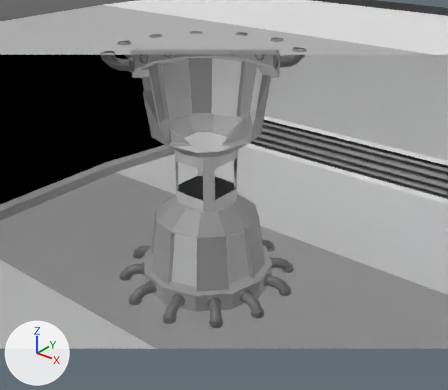
Before and after pictures for a commit that changed the FBX model Assets/LevelArt/Control_room.fbx.
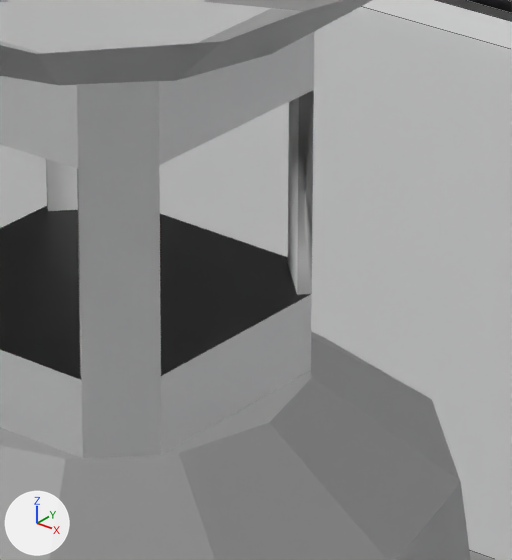
The first picture shows the older version from a camera (50 mm lens) standing at (5.98, -7.02, 4.06) and looking at (0.42, -0.07, -0.25). The close-ups show the older and then the newer version on the part from 43% to 59% of the width and 37% to 58% of the height of that picture. Only the edits that show in the close-ups are written down. The lights are fixed; the arrows at lower left show +X, +Y and +Z. The close-ups show mesh edges as thin lines. Everything nearer to the camera than a plane just in front of the edit is cut away. Where no turn or scale is listed for an object, it has been applied to the vertices.

In view in the first close-up: 'CentralEnergyPillar', 'SalledeControle.001'.
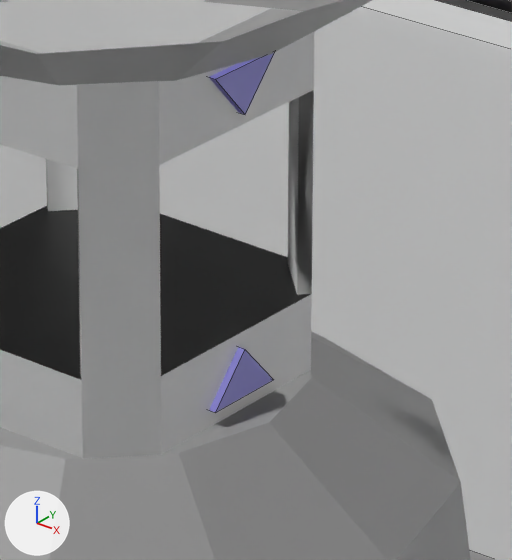
Edits to the bpy script that builds the scene:
```text
Add me_cylinder_003:
    me_cylinder_003.from_pydata([(0.211, 0.002, 0.297), (0.211, -0.108, 0.421), (0.211, 0.113, 0.421), (0.432, 0.002, 0.297), (0.432, -0.108, 0.421), (0.432, 0.113, 0.421), (0.211, 0.002, -0.297), (0.211, -0.108, -0.421), (0.211, 0.113, -0.421), (0.432, 0.002, -0.297), (0.432, -0.108, -0.421), (0.432, 0.113, -0.421)], [], [(0, 1, 2), (0, 2, 5, 3), (3, 5, 4), (3, 4, 1, 0), (5, 2, 1, 4), (6, 8, 7), (6, 9, 11, 8), (9, 10, 11), (9, 6, 7, 10), (11, 10, 7, 8)])
    me_cylinder_003.materials.append(mat_material5)  # blue #908be7
Add ob_centralenergypillar_lights:
    ob_centralenergypillar_lights = bpy.data.objects.new('CentralEnergyPillar_Lights', me_cylinder_003)
    ob_centralenergypillar_lights.location = (0.0, 0.0, 0.0)
```

Boxes [x1, y1, x2, y2] around the edits, measured in the close-ups (512 x 560 px):
'CentralEnergyPillar_Lights', added (blue)
    after: [209, 52, 275, 413]
